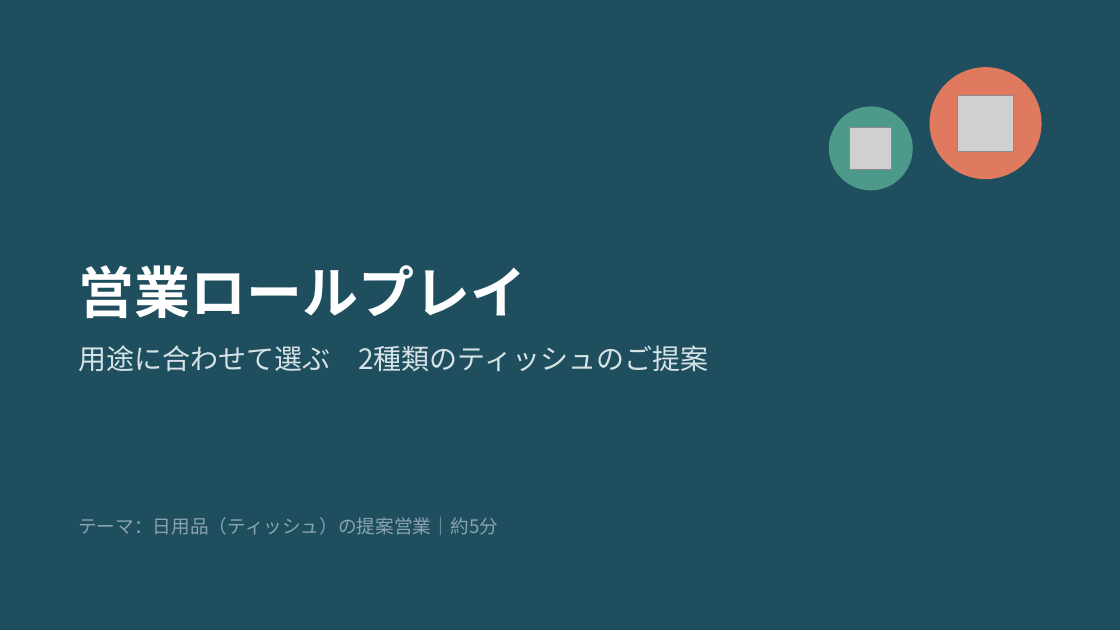
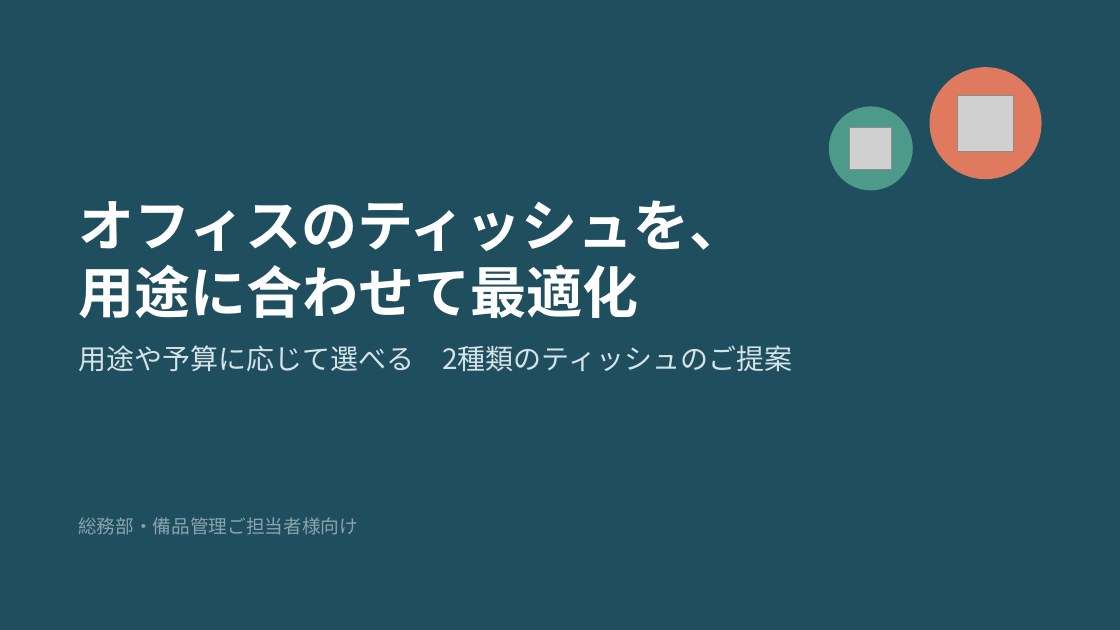
Before and after one commit to ha19870907-a11y/turbo-disco, a slide deck: slide 1 of tissue_sales_roleplay.pptx. Drawn at 1120x630 pixels with LibreOffice and Linux fonts; fonts in the diff are those of the drawing; grey boxes stand for pictures. Boxes give left, top, right and bottom in pixels: in the first picture for what was removed or moved away, otherwise in the second. Text is boxed around its words. In the diff, an @@ line names an element or a change of style, - is before the commit and + after.

```diff
--- a/tissue_sales_roleplay.pptx
+++ b/tissue_sales_roleplay.pptx
@@ title at <box>78,200,746,318</box>: text changed @@
-営業ロールプレイ
+オフィスのティッシュを、
+用途に合わせて最適化
@@ text at <box>78,345,792,371</box>: text changed @@
-用途に合わせて選ぶ 2種類のティッシュのご提案
+用途や予算に応じて選べる 2種類のティッシュのご提案
@@ text at <box>78,517,358,535</box>: text changed @@
-テーマ：日用品（ティッシュ）の提案営業｜約5分
+総務部・備品管理ご担当者様向け
```
Also in this commit, not shown: 4 other slides changed, 2 slides added, 2 slides removed.
